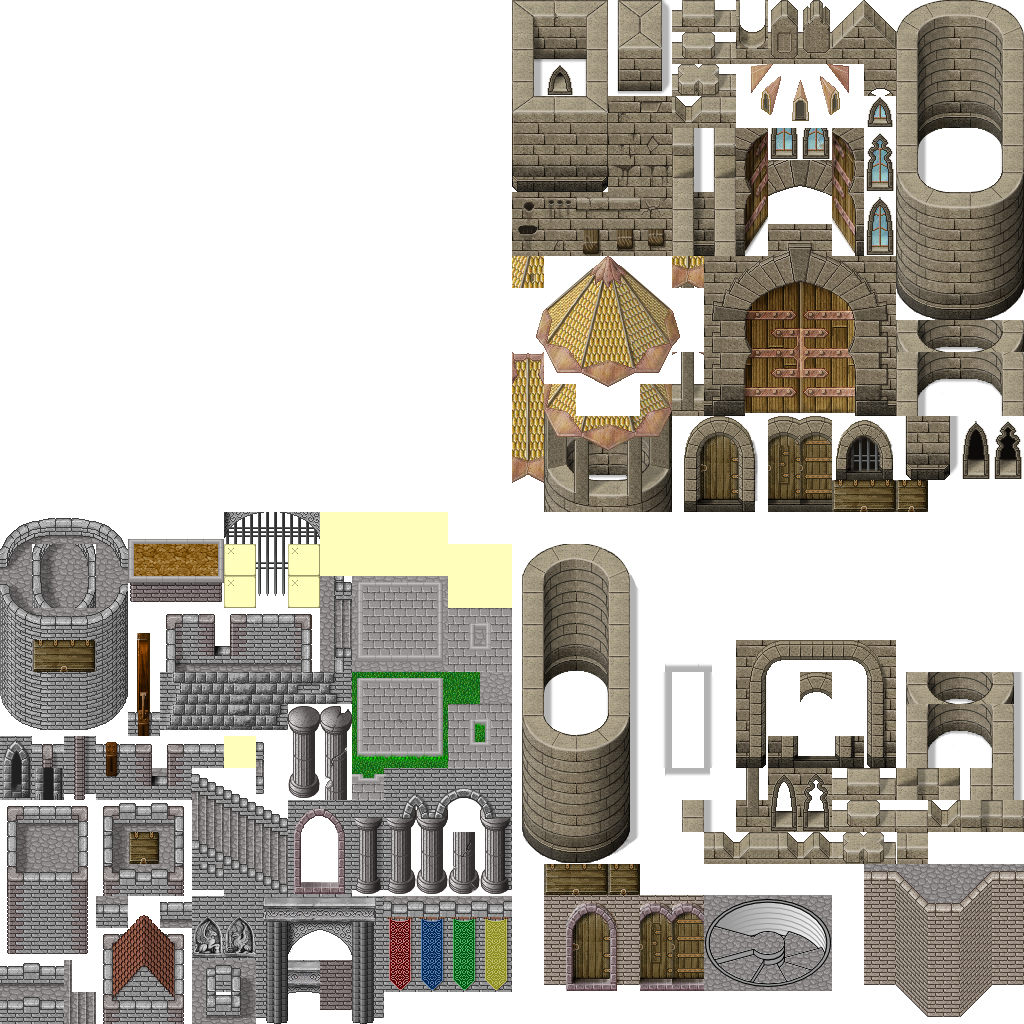
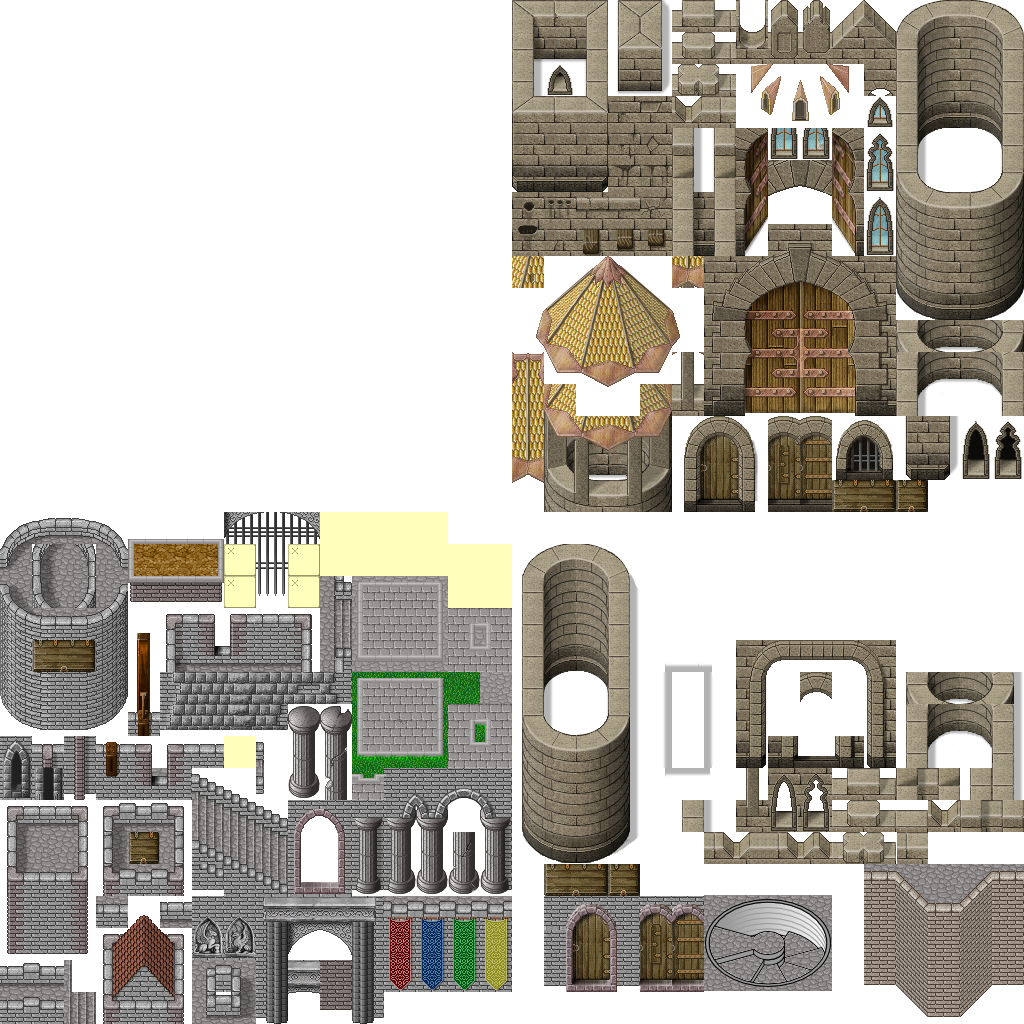
The second 1024px x 1024px image is a revision of the first. Changes to its layers:
painted on "Hintergrund" over [544, 882, 704, 992]
added layer "Wandebene" over [544, 896, 704, 986]
